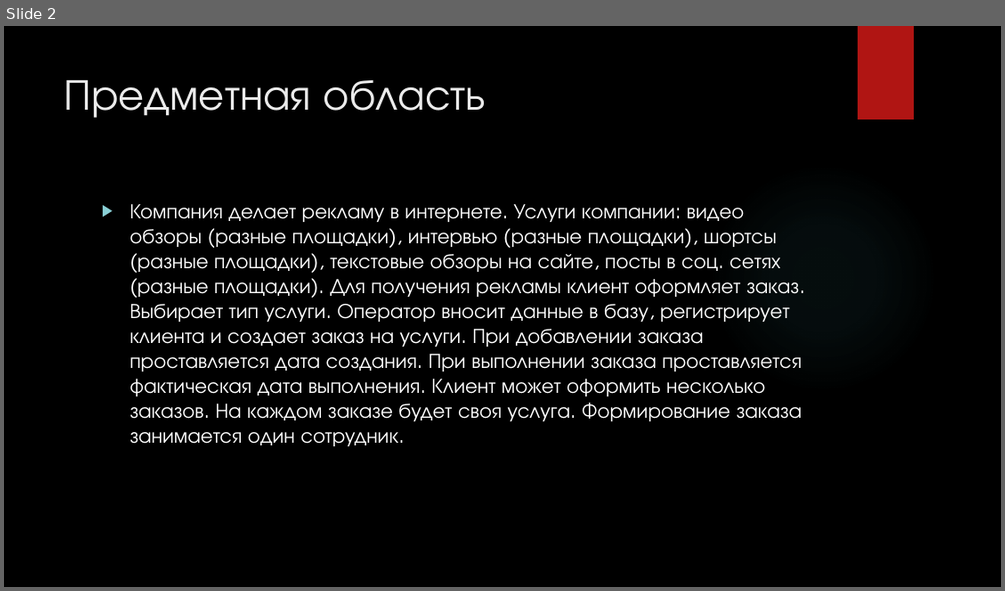
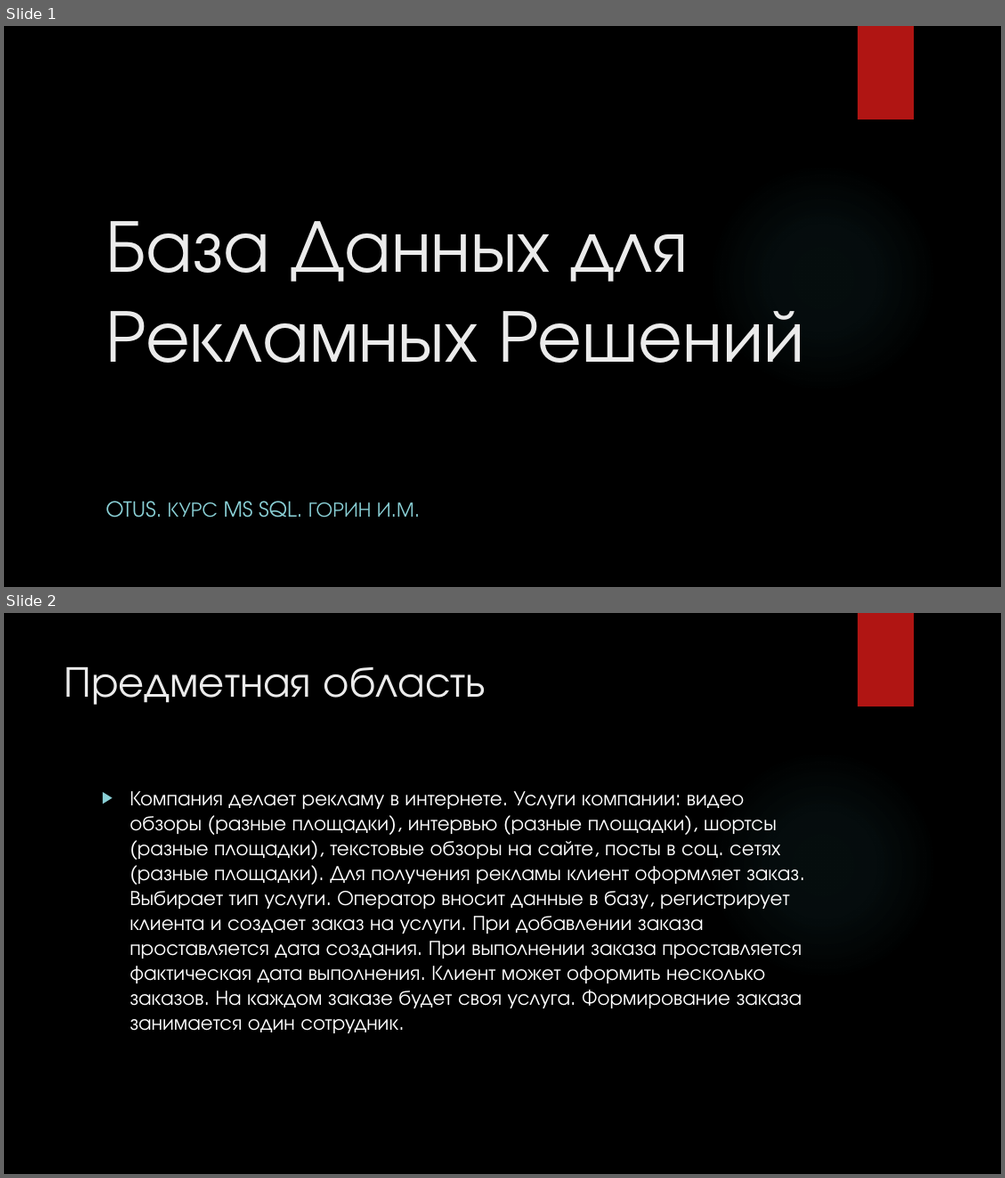
Before and after one commit to prab0t/otus-mssql--igorin-, a slide deck: Project/БД Продажи Рекламы ДЕМО.pptx. Shown one above the other, each under a label of ours: slide 2 before the commit, slides 1 and 2 after it. The pictures are 1005x591 and 1005x1178 pixels, drawn with LibreOffice and Linux fonts; fonts in the diff are those of the drawing; background and template pictures are left out. Boxes give left, top, right and bottom in pixels: in the first picture for what was removed or moved away, otherwise in the second. Text is boxed around its words. In the diff, an @@ line names an element or a change of style, - is before the commit and + after.

```diff
--- a/Project/БД Продажи Рекламы ДЕМО.pptx
+++ b/Project/БД Продажи Рекламы ДЕМО.pptx
@@ slide 1 added at (4,26,1001,587), background picture (left out); not listed: 2 template elements that a slide beside it also shows @@
@@ title added at (105,221,804,362), 72 pt, text #EBEBEB @@
+База Данных для Рекламных Решений
@@ subtitle added at (105,500,414,517), 20 pt, text #8AD0D6 @@
+OTUS. КУРС MS SQL. ГОРИН И.М.
```
Also in this commit, not shown: 1 slide changed, 1 slide removed.
